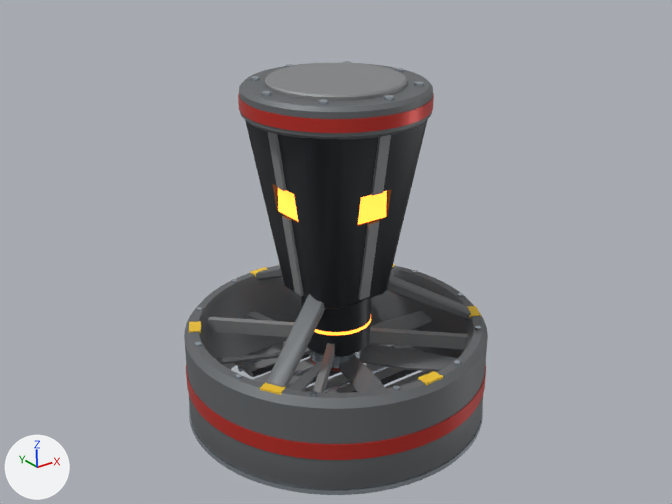
Two versions of the Blender file Tools/ModelFactory/R4Movement940/R4M_HoverEngine/R4M_HoverEngine.blend, one commit apart.
Rendered twice from the file's camera 'QA_Cam'. Arrows for +X, +Y and +Z are at lower left; the lights stay in place. The picture after the commit comes second.

Script lines for the objects in view, before the commit:
```python
ob_r4m_hoverengine_housing = bpy.data.objects.new('R4M_HoverEngine_Housing', me_r4m_hoverengine_housing)
ob_r4m_hoverengine_housing.parent = ob_r4m_hoverengine_root
ob_r4m_hoverengine_housing.location = (0.0, 0.0, 0.0)
ob_r4m_hoverengine_rotor = bpy.data.objects.new('R4M_HoverEngine_Rotor', me_r4m_hoverengine_rotor)
ob_r4m_hoverengine_rotor.parent = ob_r4m_hoverengine_root
ob_r4m_hoverengine_rotor.location = (0.0, 0.0, -0.212)
ob_r4m_hoverengine_vane_3 = bpy.data.objects.new('R4M_HoverEngine_Vane_3', me_r4m_hoverengine_vane_3)
ob_r4m_hoverengine_vane_3.parent = ob_r4m_hoverengine_root
ob_r4m_hoverengine_vane_3.location = (0.0, 0.0, -0.293)
# also in view: 'R4M_HoverEngine_Vane_5' at (0.0, 0.163, -0.293)
```
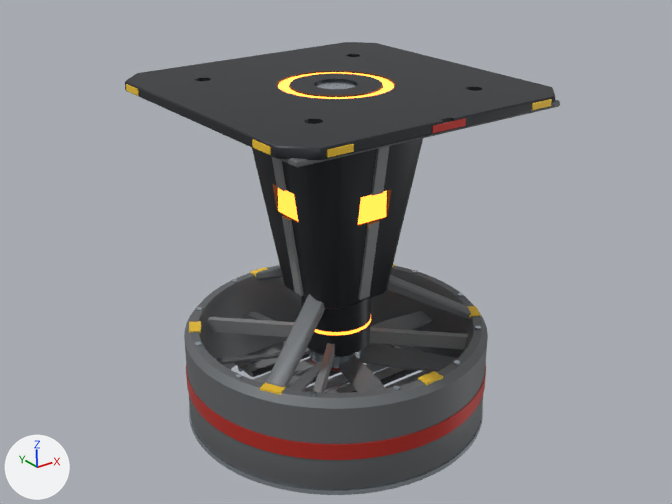
Where the change shows, as pixel boxes [x1, y1, x2, y2] in the pictures (672 x 504 px; the box of a moved part takes in the faces that stretch with it):
'R4M_HoverEngine_Housing', reshaped (43% wider): before [184, 61, 488, 495]; after [125, 42, 560, 495]
part 1 of me_r4m_hoverengine_housing, added: after [316, 82, 356, 89]
part 2 of me_r4m_hoverengine_housing, added: after [278, 72, 394, 99]
part 3 of me_r4m_hoverengine_housing, moved or reshaped: before [238, 61, 434, 133]; after [125, 42, 560, 167]

What changed in the scene script:
```text
Change me_r4m_hoverengine_housing:
    used by ob_r4m_hoverengine_housing; parent = ob_r4m_hoverengine_root; location = (0.0, 0.0, 0.0)
    remove me_r4m_hoverengine_housing.from_pydata(...)  # 2487 vertices, 4982 faces; spans x -0.262..0.262, y -0.262..0.262, z -0.319..0.27
    add me_r4m_hoverengine_housing.from_pydata(...)  # 2811 vertices, 5610 faces; spans x -0.262..0.262, y -0.262..0.262, z -0.319..0.26
    me_r4m_hoverengine_housing part 1: a new loose piece, a 24-sided cylinder along z spanning x -0.0325..0.0325, y -0.0325..0.0325, z 0.2538..0.256, in mat_steel_light (light grey #c4ced7)
    me_r4m_hoverengine_housing part 2: a new loose piece of 96 vertices spanning x -0.09..0.09, y -0.09..0.09, z 0.256..0.258, in mat_energy_hot (orange #ffa645, glowing orange #ff8127)
    me_r4m_hoverengine_housing part 3: 15 vertices moved from x -0.152..0.152, y -0.152..0.152, z 0.246 to x -0.151..0.151, y -0.151..0.151, z 0.244; 423 vertices removed from x -0.15..0.15, y -0.15..0.15, z 0.246..0.27; 555 vertices added at x -0.256..0.256, y -0.256..0.256, z 0.237..0.26
    other edits to the shape of me_r4m_hoverengine_housing do not show in these pictures
```
